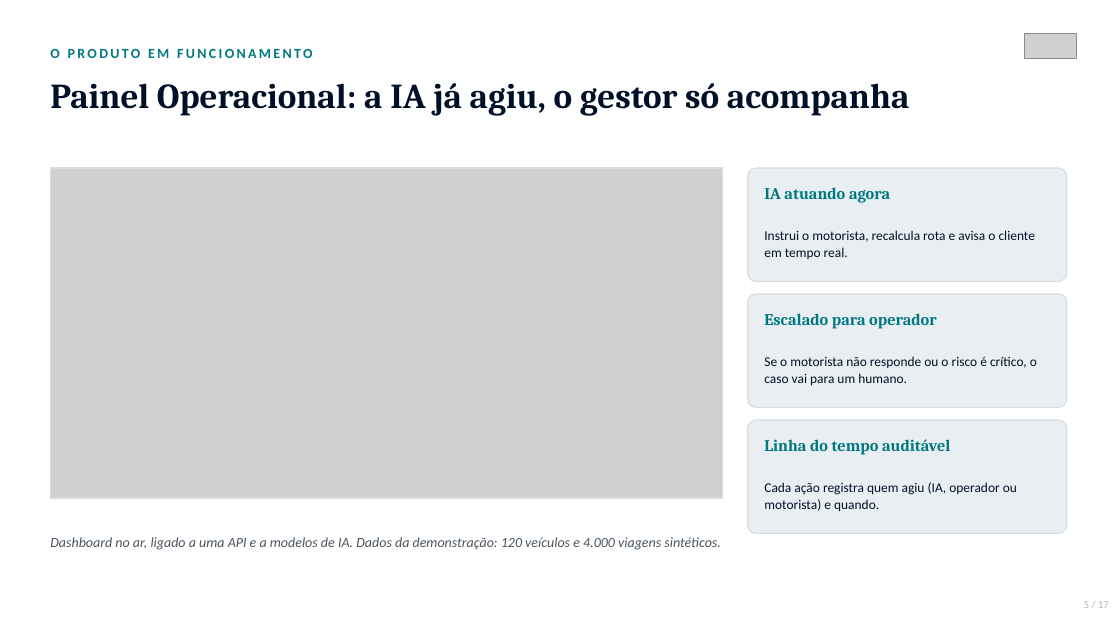
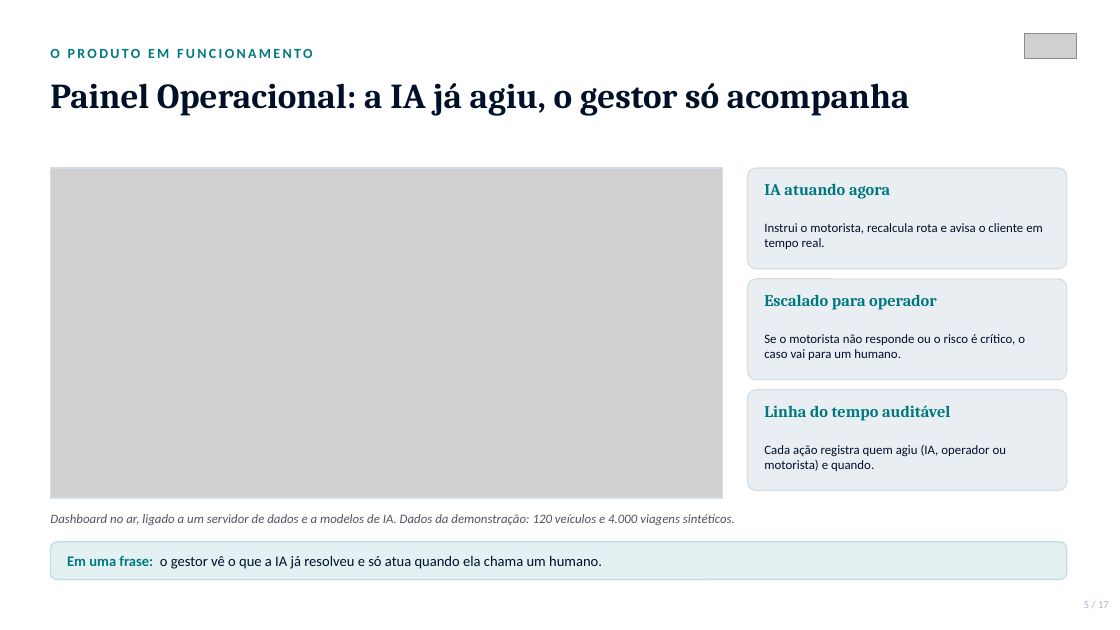
Before and after one commit to phdandrade-pixel/fleetmind-ai, a slide deck: slide 5 of pitch/FleetMind_AI_Apresentacao_Executiva.pptx. Drawn at 1120x630 pixels with LibreOffice and Linux fonts; fonts in the diff are those of the drawing; grey boxes stand for pictures. Boxes give left, top, right and bottom in pixels: in the first picture for what was removed or moved away, otherwise in the second. Text is boxed around its words. In the diff, an @@ line names an element or a change of style, - is before the commit and + after.

```diff
--- a/pitch/FleetMind_AI_Apresentacao_Executiva.pptx
+++ b/pitch/FleetMind_AI_Apresentacao_Executiva.pptx
@@ rounded rectangle: place and size @@
-rounded rectangle at [748, 168, 1067, 281]
+rounded rectangle at [748, 168, 1067, 269]
@@ text "IA atuando agora": place and size @@
-text "IA atuando agora" at [764, 187, 890, 203]
+text "IA atuando agora" at [764, 183, 890, 199]
@@ rounded rectangle: place and size @@
-rounded rectangle at [748, 294, 1067, 408]
+rounded rectangle at [748, 279, 1067, 380]
@@ text "Escalado para operador": place and size @@
-text "Escalado para operador" at [764, 313, 937, 329]
+text "Escalado para operador" at [764, 294, 937, 310]
@@ text "Se o motorista não responde ...": place and size @@
-text "Se o motorista não responde ..." at [764, 356, 1037, 385]
+text "Se o motorista não responde ..." at [764, 334, 1025, 360]
@@ proportions changed in 3 elements at [748, 168, 1067, 269], [748, 279, 1067, 380], [748, 390, 1067, 491] @@
@@ rounded rectangle: place and size @@
-rounded rectangle at [748, 420, 1067, 534]
+rounded rectangle at [748, 390, 1067, 491]
@@ text "Linha do tempo auditável": place and size @@
-text "Linha do tempo auditável" at [764, 439, 950, 455]
+text "Linha do tempo auditável" at [764, 405, 950, 421]
@@ size 11.5 to 11 pt; line spacing 14pt to 13pt in 3 elements at [764, 223, 1043, 249], [764, 334, 1025, 360], [764, 445, 1006, 471] @@
@@ text "Cada ação registra quem agiu ...": place and size @@
-text "Cada ação registra quem agiu ..." at [764, 482, 1017, 511]
+text "Cada ação registra quem agiu ..." at [764, 445, 1006, 471]
@@ text at [50, 514, 735, 525]: text changed; size 12 to 11 pt @@
-Dashboard no ar, ligado a uma API e a modelos de IA. Dados da demonstração: 120 veículos e 4.000 viagens sintéticos.
+Dashboard no ar, ligado a um servidor de dados e a modelos de IA. Dados da demonstração: 120 veículos e 4.000 viagens sintéticos.
@@ rounded rectangle added at [50, 542, 1067, 580], fill #E3F1F2, outline #BFDCDF 1 pt @@
@@ text added at [67, 556, 602, 569], 12.5 pt, text #001028 @@
+Em uma frase: o gestor vê o que a IA já resolveu e só atua quando ela chama um humano.
```
Also in this commit, not shown: 14 other slides changed, 1 other file.
